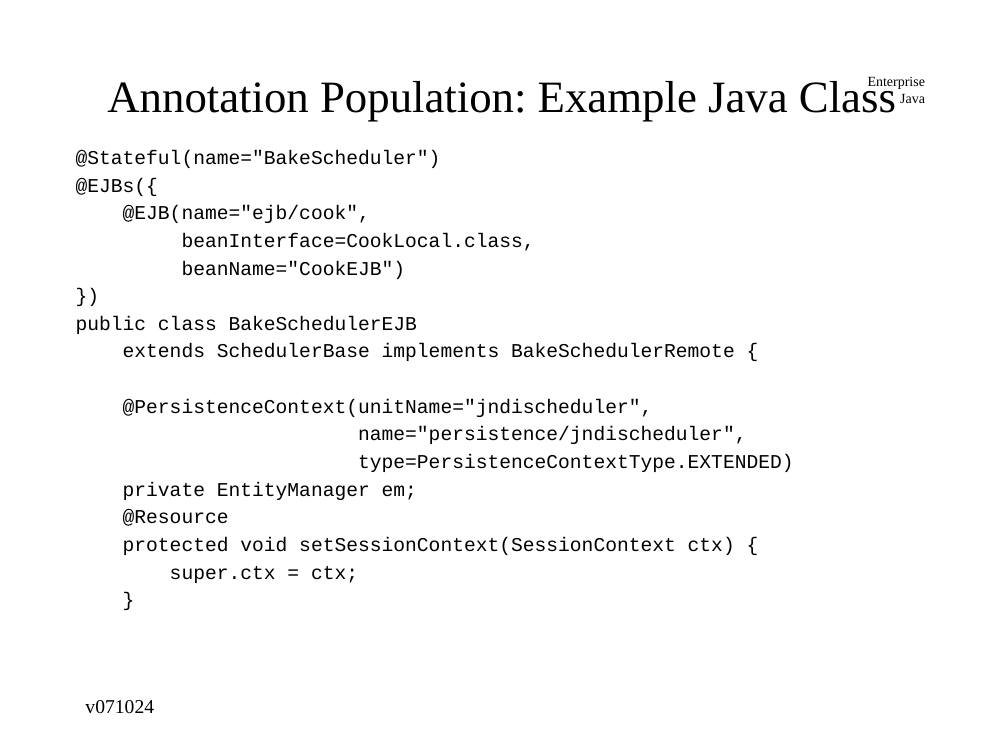
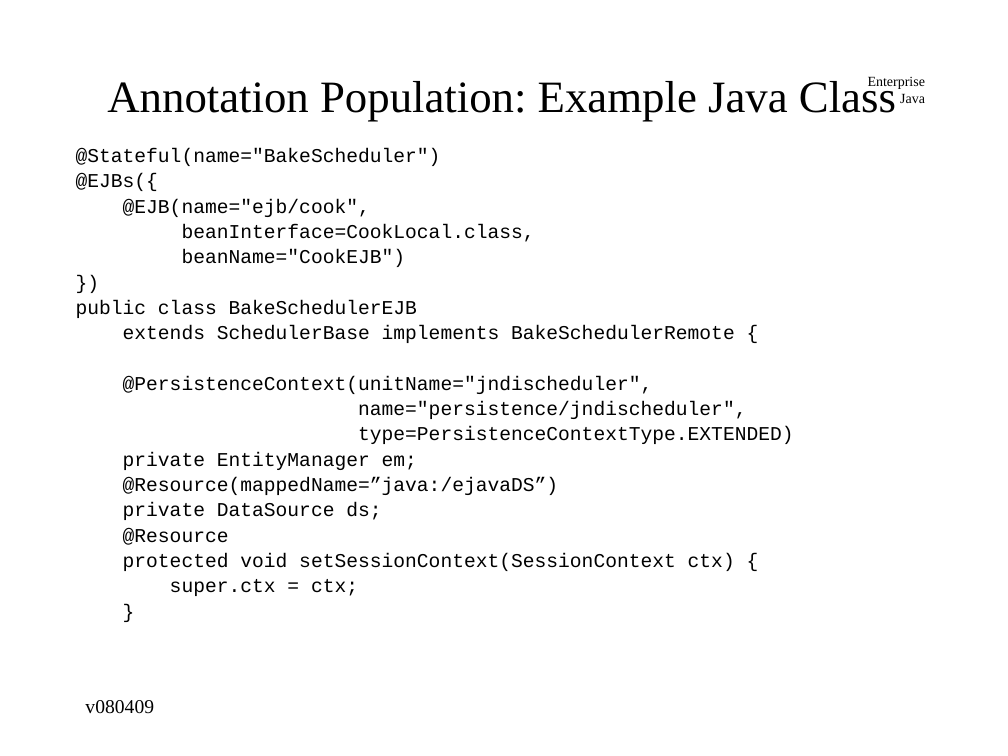
Before and after one commit to jcstaff/ejava-javaee, a slide deck: slide 15 of jndiDemo/src/site/resources/lectures/jndiENC.ppt (slide 13 before the commit). Drawn at 1008x756 pixels with LibreOffice and Linux fonts; fonts in the diff are those of the drawing. Boxes give left, top, right and bottom in pixels: in the first picture for what was removed or moved away, otherwise in the second. Text is boxed around its words. In the diff, an @@ line names an element or a change of style, - is before the commit and + after.

```diff
--- a/jndiDemo/src/site/resources/lectures/jndiENC.ppt
+++ b/jndiDemo/src/site/resources/lectures/jndiENC.ppt
@@ text at (76, 148, 794, 596): line spacing 0.7 to 0.6 @@
@@ text at (123, 477, 559, 520): paragraphs added @@
+@Resource(mappedName=”java:/ejavaDS”)
+private DataSource ds;
@@ text at (85, 700, 154, 714): text changed @@
-v071024
+v080409
```
Also in this commit, not shown: 14 other slides changed, 4 slides added, 1 slide removed, 5 other files.
